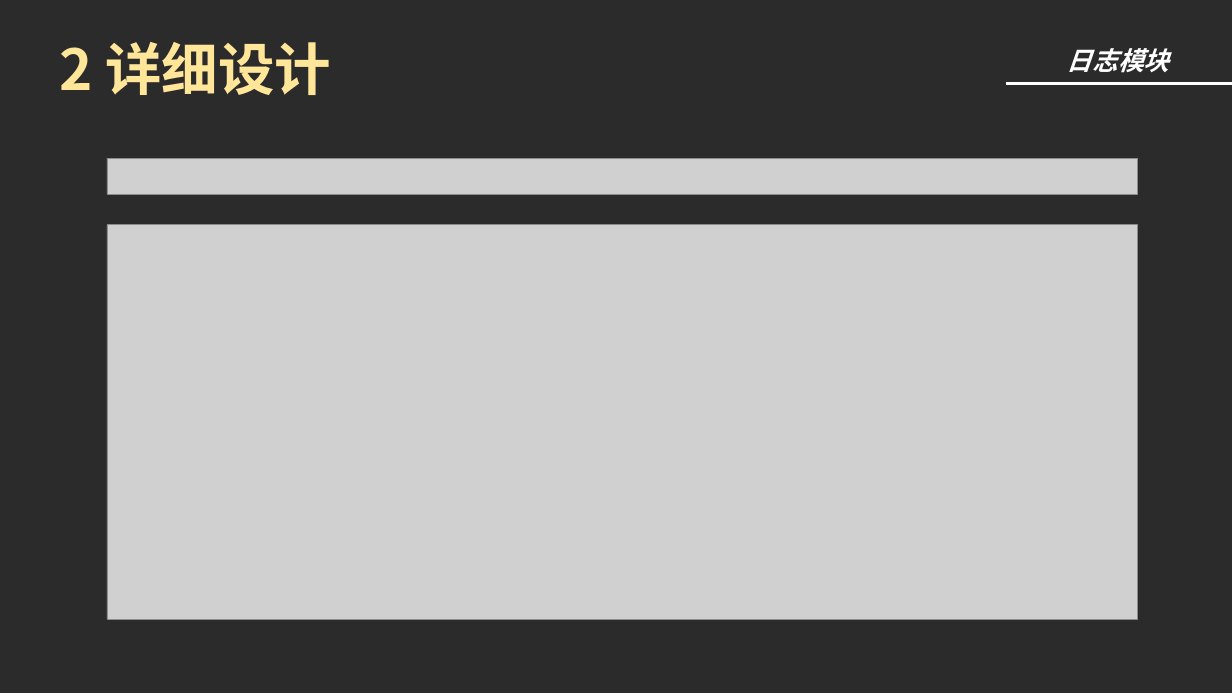
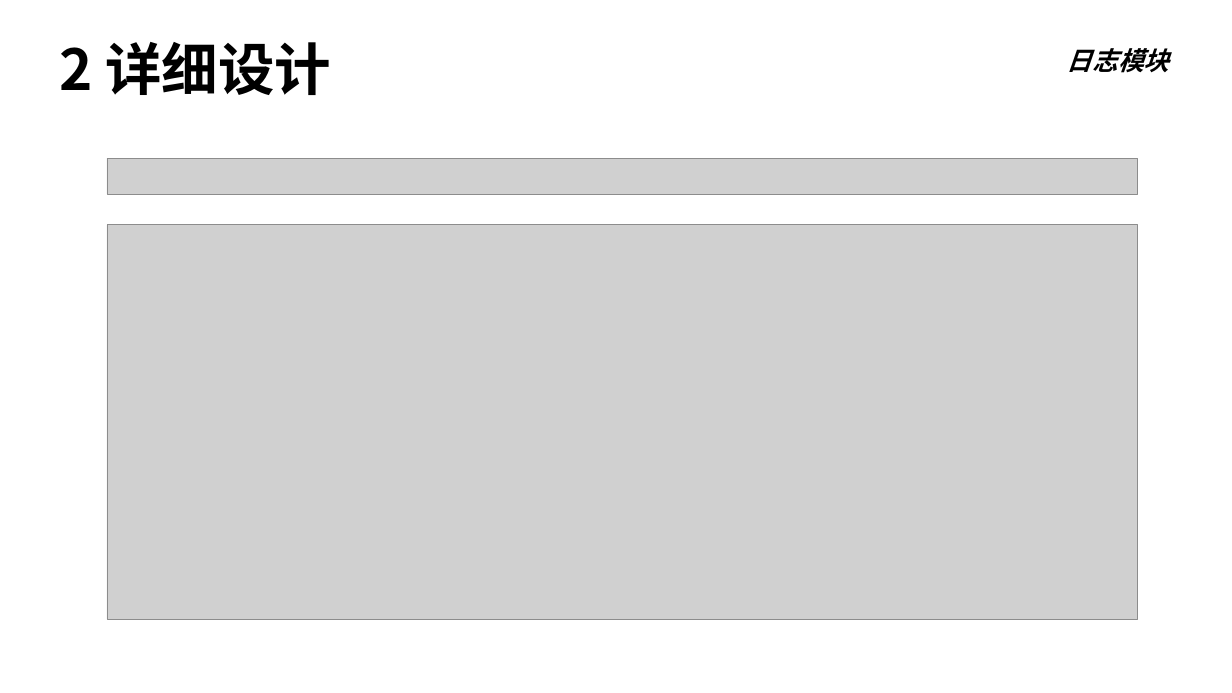
Before and after one commit to 23proj/JustChat, a slide deck: slide 9 of JustChat详细.pptx. Drawn at 1232x693 pixels with LibreOffice and Linux fonts; fonts in the diff are those of the drawing; grey boxes stand for pictures; background and template pictures are left out; a plain dark background stands for a picture behind light text. Boxes give left, top, right and bottom in pixels: in the first picture for what was removed or moved away, otherwise in the second. Text is boxed around its words. In the diff, an @@ line names an element or a change of style, - is before the commit and + after.

Commit message:
增加详细设计PPT和详细设计文档

```diff
--- a/JustChat详细.pptx
+++ b/JustChat详细.pptx
@@ background picture (left out) to #FFFFFF @@
@@ text "2 详细设计" at <box>59,42,331,95</box>: text colour #FFE699 to #000000 @@
@@ text "日志模块" at <box>1067,48,1170,73</box>: text colour #FFFFFF to #000000 @@
```
Also in this commit, not shown: 3 other slides changed, 1 other file.
